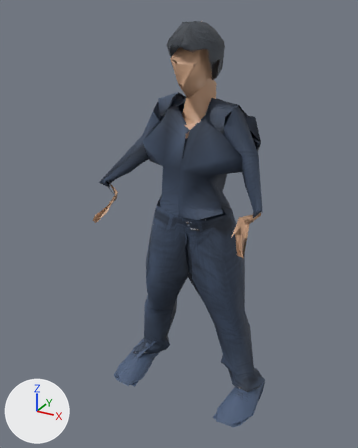
The glTF model content/generated/cook_mpfb_warden/lod2.glb as it was, and as the next commit left it.
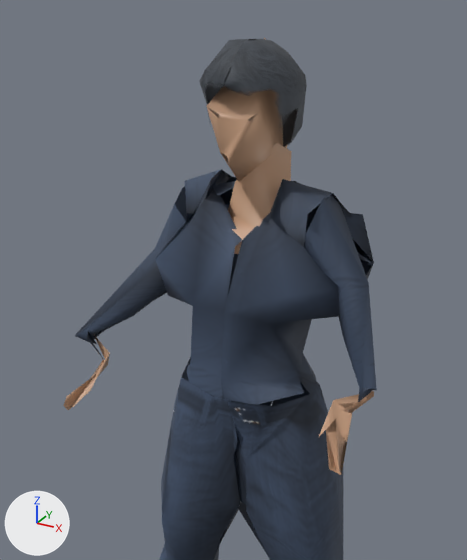
Each version is shown whole from a 50 mm camera at (1.1, -2.21, 2.06) aimed at (-0.04, -0.14, 1.02), then close up on the part from 16% to 87% of the width and 0% to 68% of the height. Lighting does not change. The marker at lower left points along +X, +Y and +Z. The first two pictures are the older version.

In view in the first close-up: 'lod_part'.
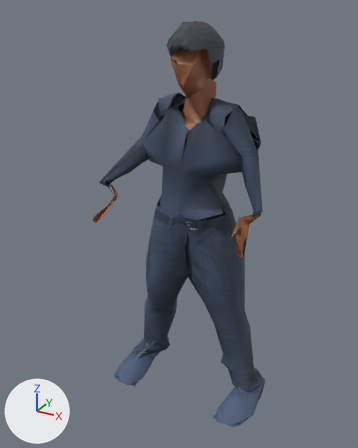
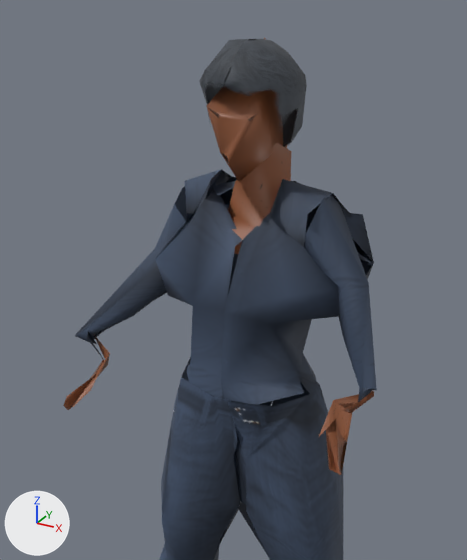
Changed parts and their boxes (x1, y1, x2, y2) in the close-ups (467 x 560 px):
'lod_part', surface changed: (63, 85, 376, 477) in both

Edits to the bpy script that builds the scene:
```text
Add img_atlas_1_face_skin:
    img_atlas_1_face_skin = load_image('atlas_1_face_skin', '_unpacked/atlas_1_face_skin', 512, 512, 'sRGB')
Change mat_skin:
    where n2 = _N.new('ShaderNodeMix'); n2.name = 'Mix'
    remove n2.inputs[7].default_value = (0.539, 0.323, 0.202, 1.0)  # 'B', brown #c29a7c
    add n4 = _N.new('ShaderNodeTexImage'); n4.name = 'Image Texture'
    add n4.image = img_atlas_1_face_skin
    where n3 = _N.new('ShaderNodeVertexColor'); n3.name = 'Color Attribute'
    remove _L.new(n3.outputs[0], n2.inputs[6])  # 'Color' to 'A'
    add _L.new(n3.outputs[0], n2.inputs[7])  # 'Color' to 'B'
    add _L.new(n4.outputs[0], n2.inputs[6])  # 'Color' to 'A'
```
